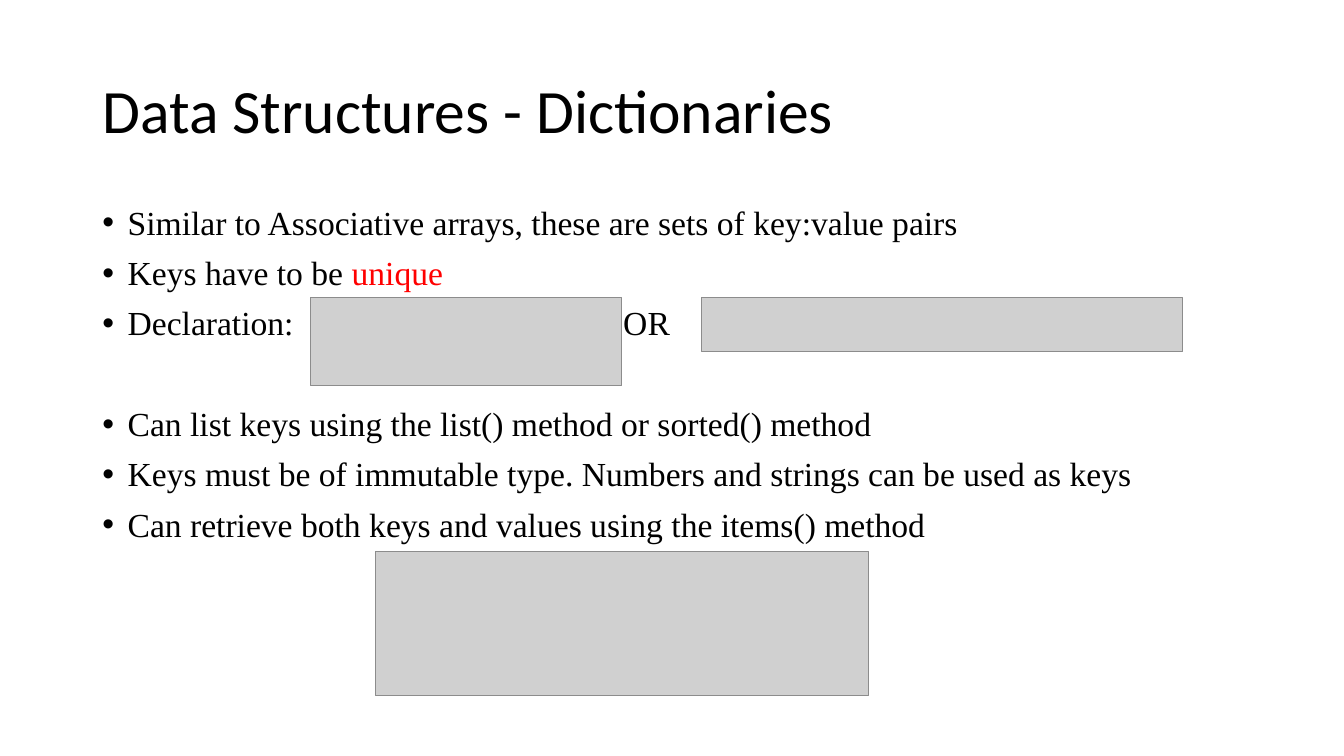
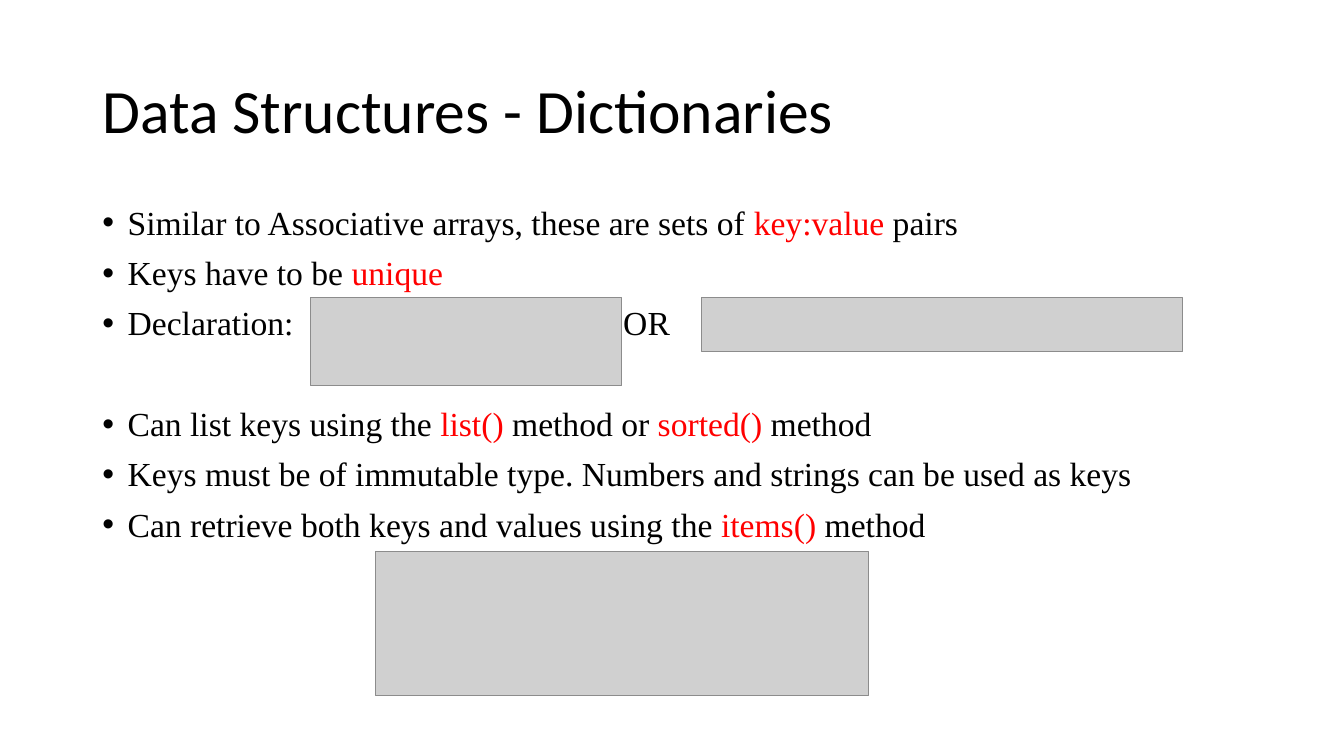
Before and after one commit to EmoryPython/Lab, a slide deck: slide 17 of lecture/Python Programing.pptx (slide 22 before the commit). Drawn at 1344x756 pixels with LibreOffice and Linux fonts; fonts in the diff are those of the drawing; grey boxes stand for pictures. Boxes give left, top, right and bottom in pixels: in the first picture for what was removed or moved away, otherwise in the second. Text is boxed around its words. In the diff, an @@ line names an element or a change of style, - is before the commit and + after.

```diff
--- a/lecture/Python Programing.pptx
+++ b/lecture/Python Programing.pptx
@@ text at (128, 211, 958, 543): text colour #000000 to #FF0000 in "key:value", "list() sorted()", "items()" @@
```
Also in this commit, not shown: 4 other slides changed, 8 slides added.
